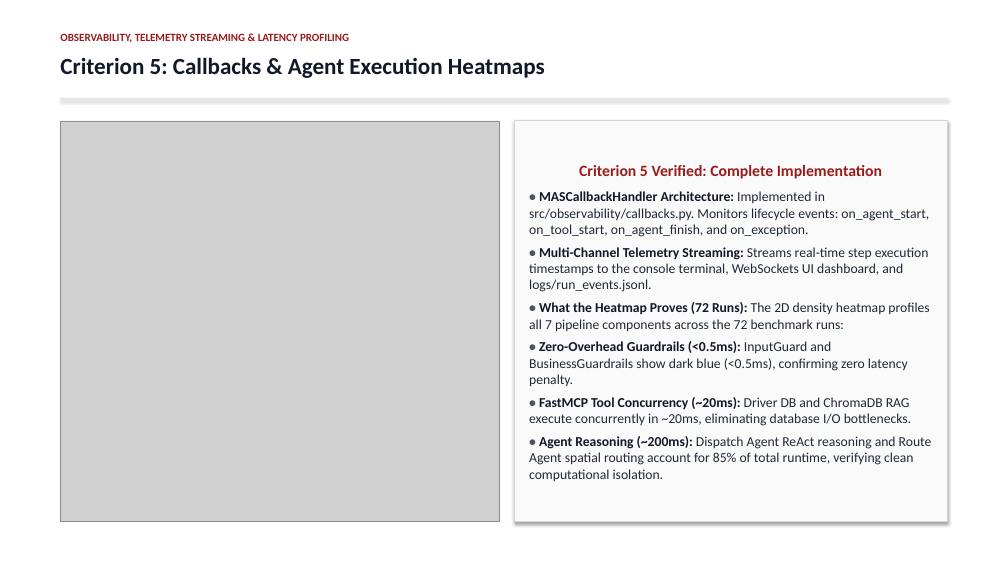
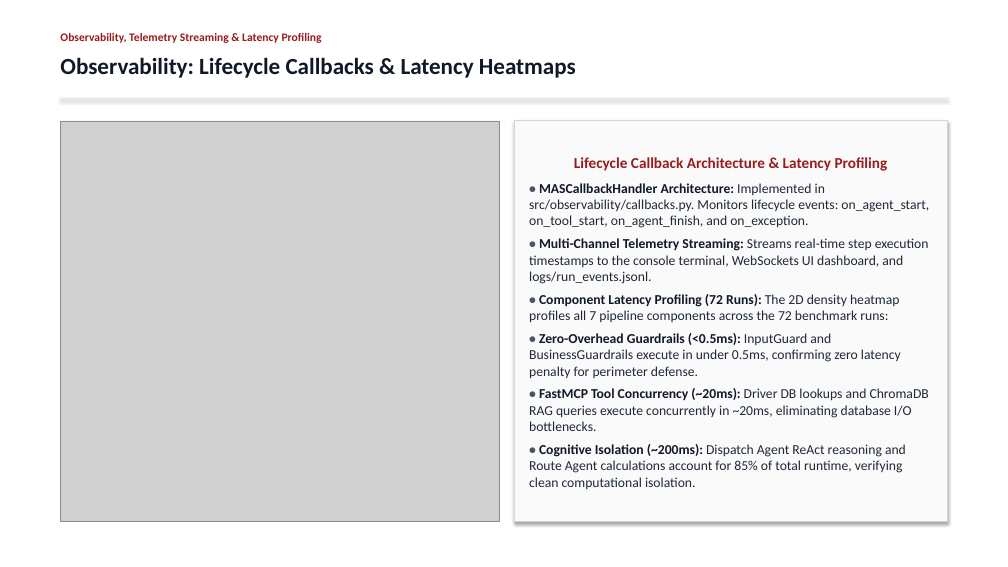
Before and after one commit to Akshat5091/DeliveryFleet-MAS, a slide deck: slide 16 of Eval 2 Documents/DeliveryFleet_MAS_Evaluation2_Master_Presentation.pptx. Drawn at 1008x567 pixels with LibreOffice and Linux fonts; fonts in the diff are those of the drawing; grey boxes stand for pictures. Boxes give left, top, right and bottom in pixels: in the first picture for what was removed or moved away, otherwise in the second. Text is boxed around its words. In the diff, an @@ line names an element or a change of style, - is before the commit and + after.

```diff
--- a/Eval 2 Documents/DeliveryFleet_MAS_Evaluation2_Master_Presentation.pptx
+++ b/Eval 2 Documents/DeliveryFleet_MAS_Evaluation2_Master_Presentation.pptx
@@ text at [60, 33, 322, 43]: text changed; size 10.5 to 11 pt @@
-OBSERVABILITY, TELEMETRY STREAMING & LATENCY PROFILING
+Observability, Telemetry Streaming & Latency Profiling
@@ text at [60, 57, 576, 78]: text changed @@
-Criterion 5: Callbacks & Agent Execution Heatmaps
+Observability: Lifecycle Callbacks & Latency Heatmaps
@@ text in rectangle at [574, 157, 888, 171]: text changed; size 15 to 14.5 pt @@
-Criterion 5 Verified: Complete Implementation
+Lifecycle Callback Architecture & Latency Profiling
@@ text in rectangle at [529, 294, 929, 489]: text changed @@
-• What the Heatmap Proves (72 Runs): The 2D density heatmap profiles all 7 pipeline components across the 72 benchmark runs:
-• Zero-Overhead Guardrails (<0.5ms): InputGuard and BusinessGuardrails show dark blue (<0.5ms), confirming zero latency penalty.
-• FastMCP Tool Concurrency (~20ms): Driver DB and ChromaDB RAG execute concurrently in ~20ms, eliminating database I/O bottlenecks.
-• Agent Reasoning (~200ms): Dispatch Agent ReAct reasoning and Route Agent spatial routing account for 85% of total runtime, verifying clean computational isolation.
+• Component Latency Profiling (72 Runs): The 2D density heatmap profiles all 7 pipeline components across the 72 benchmark runs:
+• Zero-Overhead Guardrails (<0.5ms): InputGuard and BusinessGuardrails execute in under 0.5ms, confirming zero latency penalty for perimeter defense.
+• FastMCP Tool Concurrency (~20ms): Driver DB lookups and ChromaDB RAG queries execute concurrently in ~20ms, eliminating database I/O bottlenecks.
+• Cognitive Isolation (~200ms): Dispatch Agent ReAct reasoning and Route Agent calculations account for 85% of total runtime, verifying clean computational isolation.
```
Also in this commit, not shown: 20 other slides changed, 3 other files.
